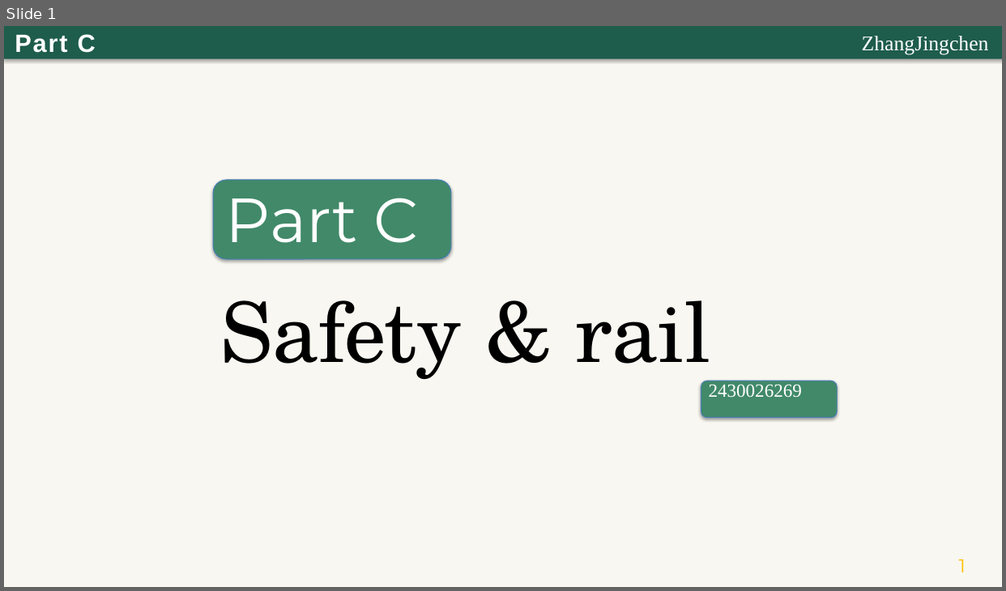
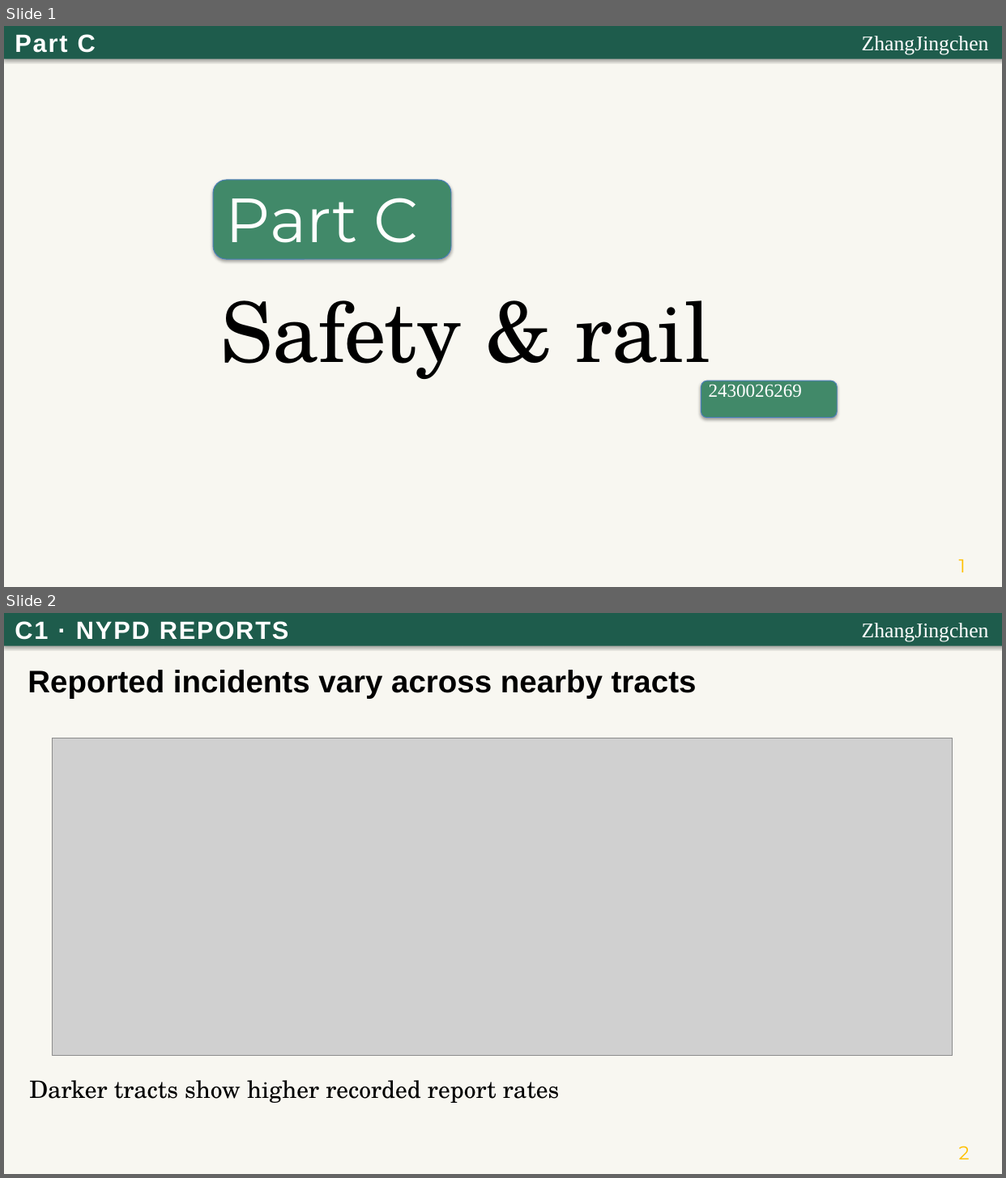
Before and after one commit to Rinnnnk/DS4073-26Fall-GroupProject, a slide deck: module_C/Part_C_Presentation.pptx. Shown one above the other, each under a label of ours: slide 1 before the commit, slides 1 and 2 after it. The pictures are 1006x591 and 1006x1178 pixels, drawn with LibreOffice and Linux fonts; fonts in the diff are those of the drawing; grey boxes stand for pictures. Boxes give left, top, right and bottom in pixels: in the first picture for what was removed or moved away, otherwise in the second. Text is boxed around its words. In the diff, an @@ line names an element or a change of style, - is before the commit and + after.

Commit message:
Show all eight C dashboard charts in presentation

```diff
--- a/module_C/Part_C_Presentation.pptx
+++ b/module_C/Part_C_Presentation.pptx
@@ slide 2 added at (4, 613, 1002, 1174), background #FFFFFF @@
@@ rectangle added at (4, 613, 1002, 1174), fill #F8F7F1 @@
@@ rectangle added at (4, 613, 1002, 646), fill #1E5C4C @@
@@ text added at (15, 621, 288, 640), 24 pt, text #FFFFFF, bold @@
+C1 · NYPD REPORTS
@@ text added at (862, 623, 989, 642), 20 pt, text #FFFFFF @@
+ZhangJingchen
@@ text added at (27, 670, 697, 698), 30 pt, text #000000, bold @@
+Reported incidents vary across nearby tracts
@@ picture added at (52, 738, 953, 1055) @@
@@ text added at (29, 1080, 559, 1103), 23 pt, text #000000 @@
+Darker tracts show higher recorded report rates
@@ text added at (959, 1146, 970, 1160), 18 pt, text #FFC000 @@
+2
```
Also in this commit, not shown: 4 other slides added, 3 slides removed, 3 other files.
